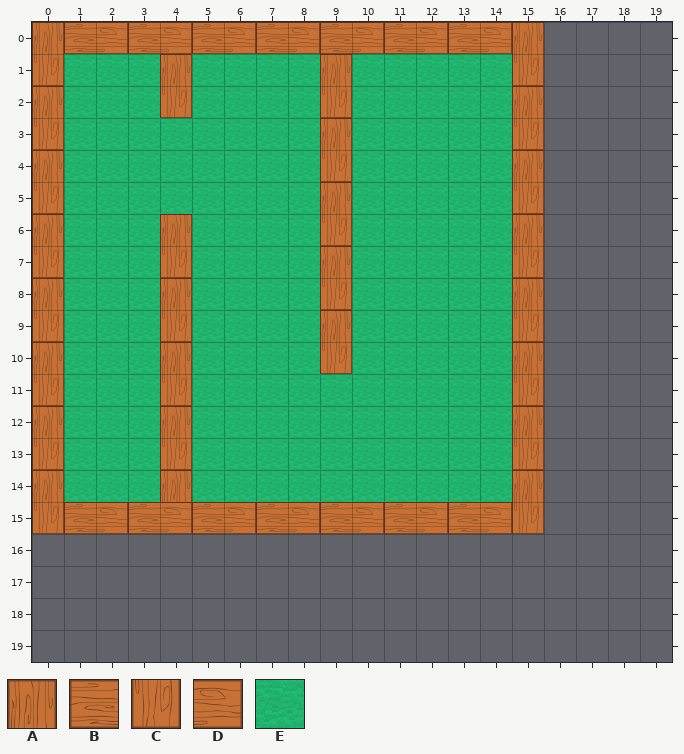
Two versions of a level (Tiled map, Resources/Levels/008.tmx). The first picture shows the starting point.
Cells are 64x64 px. Shown: x 0..19, y 0..19. The commit also replaced the tileset; all pictures use the new one. The old version is drawn lined up with the new one.
Key: from "block_large": A 0, B 0 turned 270, C 1, D 1 turned 270; from "grass": E 0.
_ is an empty cell, # one hidden under a higher layer.
Layer "background" before, first column x 0:
 0 ################____
 1 #EEE#EEEE#EEEEE#____
 2 #EEE#EEEE#EEEEE#____
 3 #EEEEEEEE#EEEEE#____
 4 #EEEEEEEE#EEEEE#____
 5 #EEEEEEEE#EEEEE#____
 6 #EEE#EEEE#EEEEE#____
 7 #EEE#EEEE#EEEEE#____
 8 #EEE#EEEE#EEEEE#____
 9 #EEE#EEEE#EEEEE#____
10 #EEE#EEEE#EEEEE#____
11 #EEE#EEEEEEEEEE#____
12 #EEE#EEEEEEEEEE#____
13 #EEE#EEEEEEEEEE#____
14 #EEE#EEEEEEEEEE#____
15 ################____
16 ____________________
17 ____________________
18 ____________________
19 ____________________
Layer "ground" before, first column x 0:
 0 ABDBDBDBDBDBDBDA____
 1 C___A____A_____C____
 2 A___C____C_____A____
 3 C________A_____C____
 4 A________C_____A____
 5 C________A_____C____
 6 A___A____C_____A____
 7 C___C____A_____C____
 8 A___A____C_____A____
 9 C___C____A_____C____
10 A___A____C_____A____
11 C___C__________C____
12 A___A__________A____
13 C___C__________C____
14 A___A__________A____
15 CBDBDBDBDBDBDBDC____
16 ____________________
17 ____________________
18 ____________________
19 ____________________
The same view after the edit:
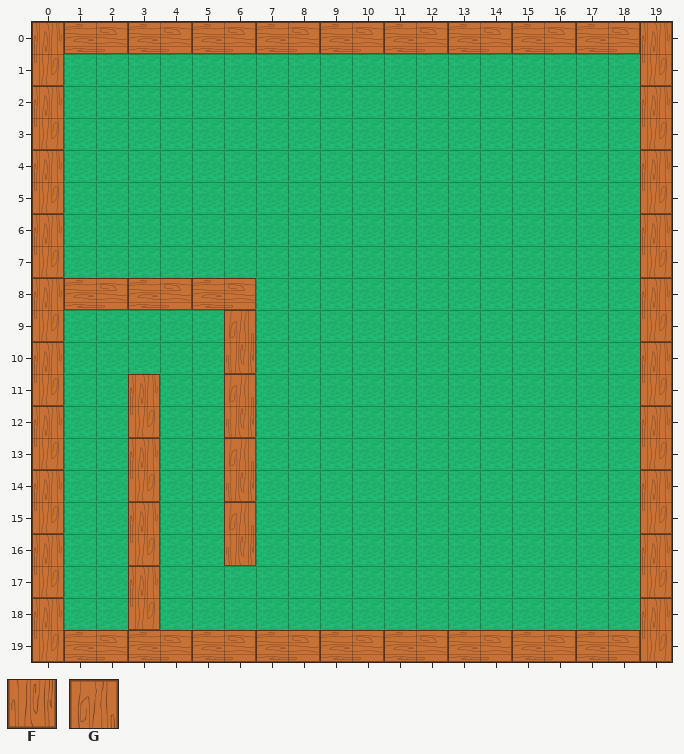
Further tiles: from "block_large": F 0 turned 180, G 1 turned 180.
Diff:
map size 16x16 -> 20x20 cells
Layer "background":
The author put tile E in rows 1 to 15 at x 16 to 18; in row 16 at x 1 to 2, 4 to 5 and 7 to 18; in rows 17 to 18 at x 1 to 2 and 4 to 18.
Layer "ground":
Tile B becomes tile A in row 15 at x 3.
The author put tile A in row 0 at x 19; in row 2 at x 19; in row 4 at x 19; in row 6 at x 19; in row 8 at x 19; in row 10 at x 19.
The author put tile A in row 11 at x 3; in row 12 at x 19; in row 13 at x 3; in row 14 at x 19; in row 16 at x 0 and 19; in row 17 at x 3.
The author put tile A in row 18 at x 0 and 19.
Tile A becomes tile B in row 0 at x 15.
The author put tile B in row 0 at x 17; in row 8 at x 1, 3 and 5; in row 19 at x 1, 3, 5, 7, 9, 11, 13, 15 and 17.
The author put tile C in row 1 at x 19; in row 3 at x 19; in row 5 at x 19; in row 7 at x 19; in row 9 at x 19; in row 11 at x 19.
The author put tile C in row 12 at x 3; in row 13 at x 19; in row 14 at x 3; in row 15 at x 19; in row 16 at x 3; in row 17 at x 0 and 19.
The author put tile C in row 18 at x 3; in row 19 at x 0 and 19.
Tile A becomes tile D in row 8 at x 4.
The author put tile D in row 0 at x 16 and 18; in row 8 at x 2 and 6; in row 19 at x 2, 4, 6, 8, 10, 12, 14, 16 and 18.
The author put tile F in row 10 at x 6; in row 12 at x 6; in row 14 at x 6; in row 16 at x 6.
Tile D becomes tile G in row 15 at x 6.
The author put tile G in row 9 at x 6; in row 11 at x 6; in row 13 at x 6.
Tile A is gone in row 1 at x 4 and 9; in row 2 at x 15; in row 3 at x 9; in row 4 at x 15; in row 5 at x 9; in row 6 at x 4 and 15.
Tile A is gone in row 7 at x 9; in row 8 at x 15; in row 9 at x 9; in row 10 at x 4 and 15; in row 12 at x 4 and 15; in row 14 at x 4 and 15.
Tile B is gone in row 15 at x 1, 5, 7, 9, 11 and 13.
Tile C is gone in row 1 at x 15; in row 2 at x 4 and 9; in row 3 at x 15; in row 4 at x 9; in row 5 at x 15; in row 6 at x 9.
Tile C is gone in row 7 at x 4 and 15; in row 8 at x 9; in row 9 at x 4 and 15; in row 10 at x 9; in row 11 at x 4 and 15; in row 13 at x 4 and 15.
Tile C is gone in row 15 at x 15.
Tile D is gone in row 15 at x 2, 4, 8, 10, 12 and 14.
